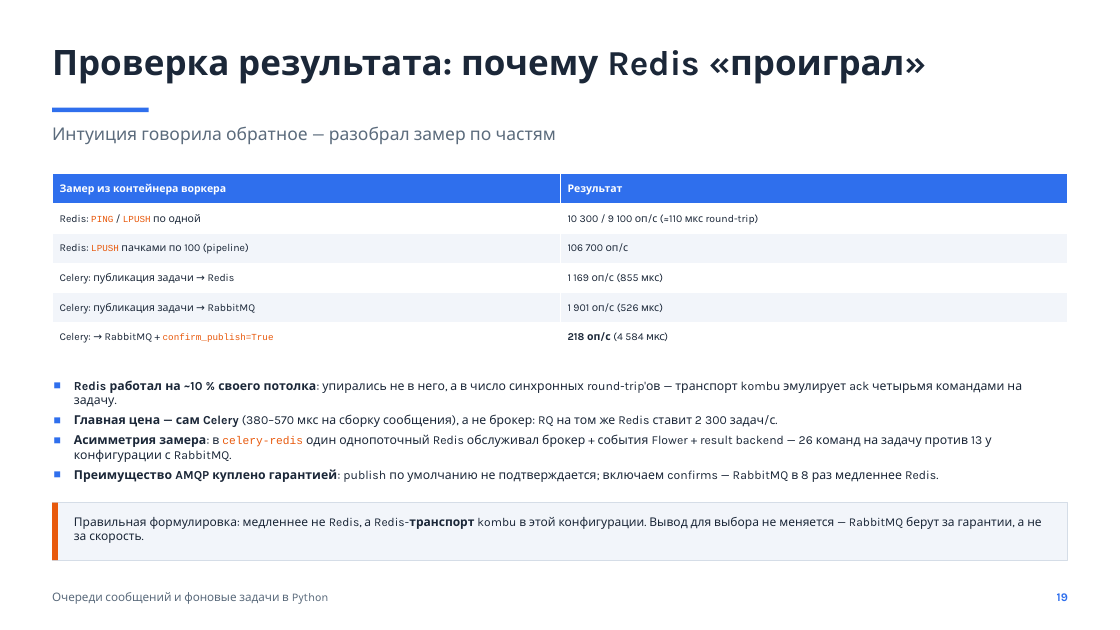
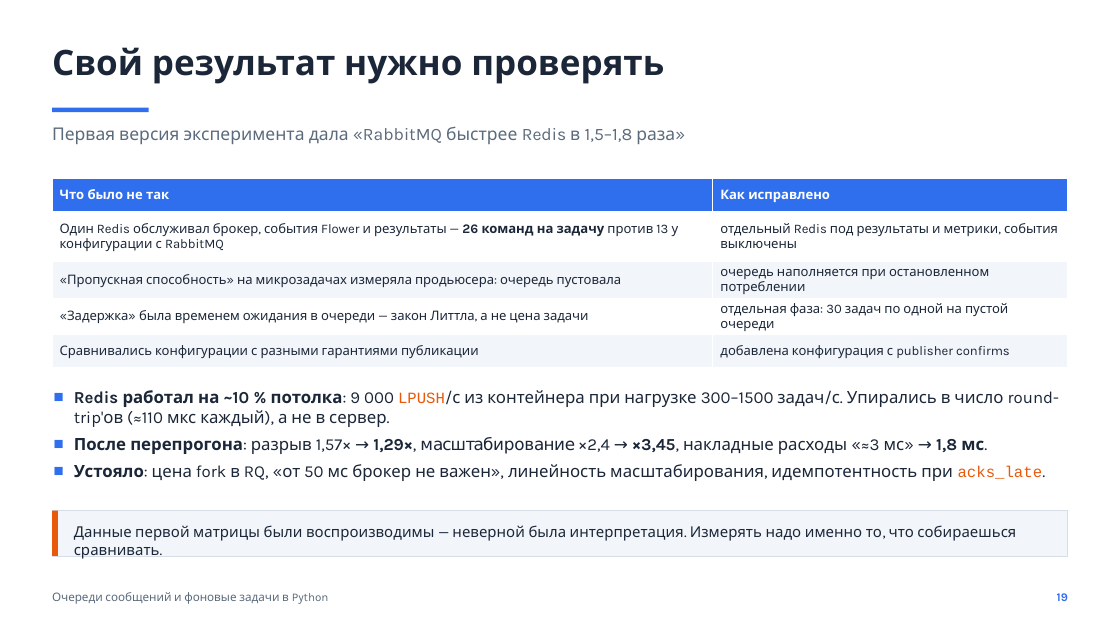
Before and after one commit to kirillkychkin/report-queue, a slide deck: slide 19 of slides/talk.pptx. Drawn at 1120x630 pixels with LibreOffice and Linux fonts; fonts in the diff are those of the drawing. Boxes give left, top, right and bottom in pixels: in the first picture for what was removed or moved away, otherwise in the second. Text is boxed around its words. In the diff, an @@ line names an element or a change of style, - is before the commit and + after.

```diff
--- a/slides/talk.pptx
+++ b/slides/talk.pptx
@@ text at (52,47,664,84): text changed @@
-Проверка результата: почему Redis «проиграл»
+Свой результат нужно проверять
@@ text at (52,126,675,144): text changed @@
-Интуиция говорила обратное — разобрал замер по частям
+Первая версия эксперимента дала «RabbitMQ быстрее Redis в 1,5–1,8 раза»
@@ table at (52,178,1069,362) @@
-row 1: Замер из контейнера воркера | Результат
-row 2: Redis: PING / LPUSH по одной | 10 300 / 9 100 оп/с (≈110 мкс round-trip)
-row 3: Redis: LPUSH пачками по 100 (pipeline) | 106 700 оп/с
-row 4: Celery: публикация задачи → Redis | 1 169 оп/с (855 мкс)
-row 5: Celery: публикация задачи → RabbitMQ | 1 901 оп/с (526 мкс)
-row 6: Celery: → RabbitMQ + confirm_publish=True | 218 оп/с (4 584 мкс)
+row 1: Что было не так | Как исправлено
+row 2: Один Redis обслуживал брокер, события Flower и результаты — 26 команд на задачу против 13 у конфигурации с RabbitMQ | отдельный Redis под результаты и метрики, события выключены
+row 3: «Пропускная способность» на микрозадачах измеряла продьюсера: очередь пустовала | очередь наполняется при остановленном потреблении
+row 4: «Задержка» была временем ожидания в очереди — закон Литтла, а не цена задачи | отдельная фаза: 30 задач по одной на пустой очереди
+row 5: Сравнивались конфигурации с разными гарантиями публикации | добавлена конфигурация с publisher confirms
@@ table: place and size @@
-table at (52,174,1069,353)
+table at (52,178,1069,362)
@@ text at (74,390,1059,481): text changed; size 10.6 to 14.4 pt @@
-■ Redis работал на ~10 % своего потолка: упирались не в него, а в число синхронных round-trip'ов — транспорт kombu эмулирует ack четырьмя командами на задачу.
-■ Главная цена — сам Celery (380–570 мкс на сборку сообщения), а не брокер: RQ на том же Redis ставит 2 300 задач/с.
-■ Асимметрия замера: в celery-redis один однопоточный Redis обслуживал брокер + события Flower + result backend — 26 команд на задачу против 13 у конфигурации с RabbitMQ.
-■ Преимущество AMQP куплено гарантией: publish по умолчанию не подтверждается; включаем confirms — RabbitMQ в 8 раз медленнее Redis.
+■ Redis работал на ~10 % потолка: 9 000 LPUSH/с из контейнера при нагрузке 300–1500 задач/с. Упирались в число round-trip'ов (≈110 мкс каждый), а не в сервер.
+■ После перепрогона: разрыв 1,57× → 1,29×, масштабирование ×2,4 → ×3,45, накладные расходы «≈3 мс» → 1,8 мс.
+■ Устояло: цена fork в RQ, «от 50 мс брокер не важен», линейность масштабирования, идемпотентность при acks_late.
@@ rectangle: place and size @@
-rectangle at (52,502,1068,560)
+rectangle at (52,511,1068,556)
@@ rectangle: place and size @@
-rectangle at (52,502,58,560)
+rectangle at (52,511,58,556)
@@ text at (74,525,1016,559): text changed; size 10.2 to 12.8 pt @@
-Правильная формулировка: медленнее не Redis, а Redis-транспорт kombu в этой конфигурации. Вывод для выбора не меняется — RabbitMQ берут за гарантии, а не за скорость.
+Данные первой матрицы были воспроизводимы — неверной была интерпретация. Измерять надо именно то, что собираешься сравнивать.
```
Also in this commit, not shown: 4 other slides changed, 32 other files.
